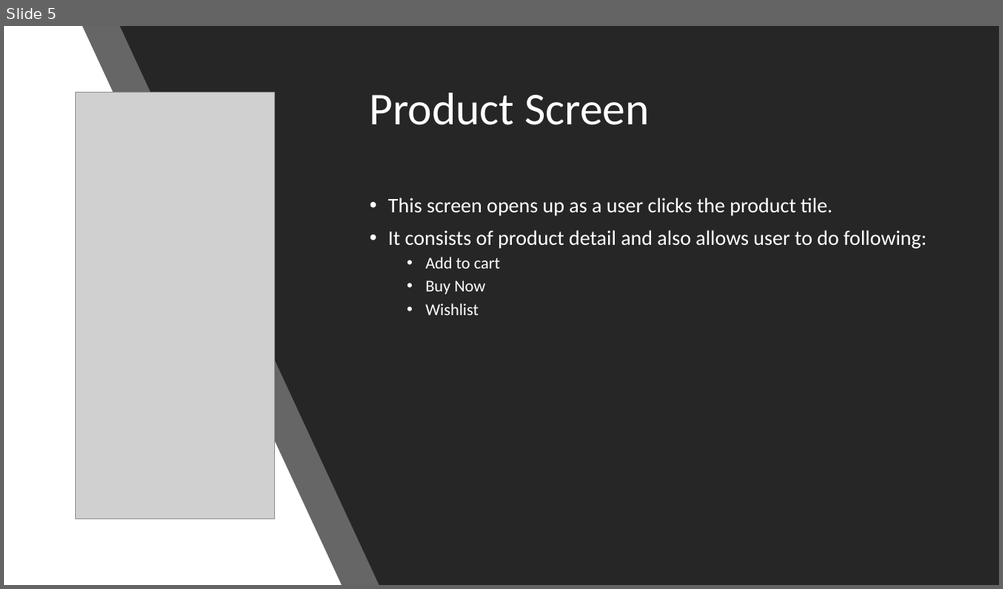
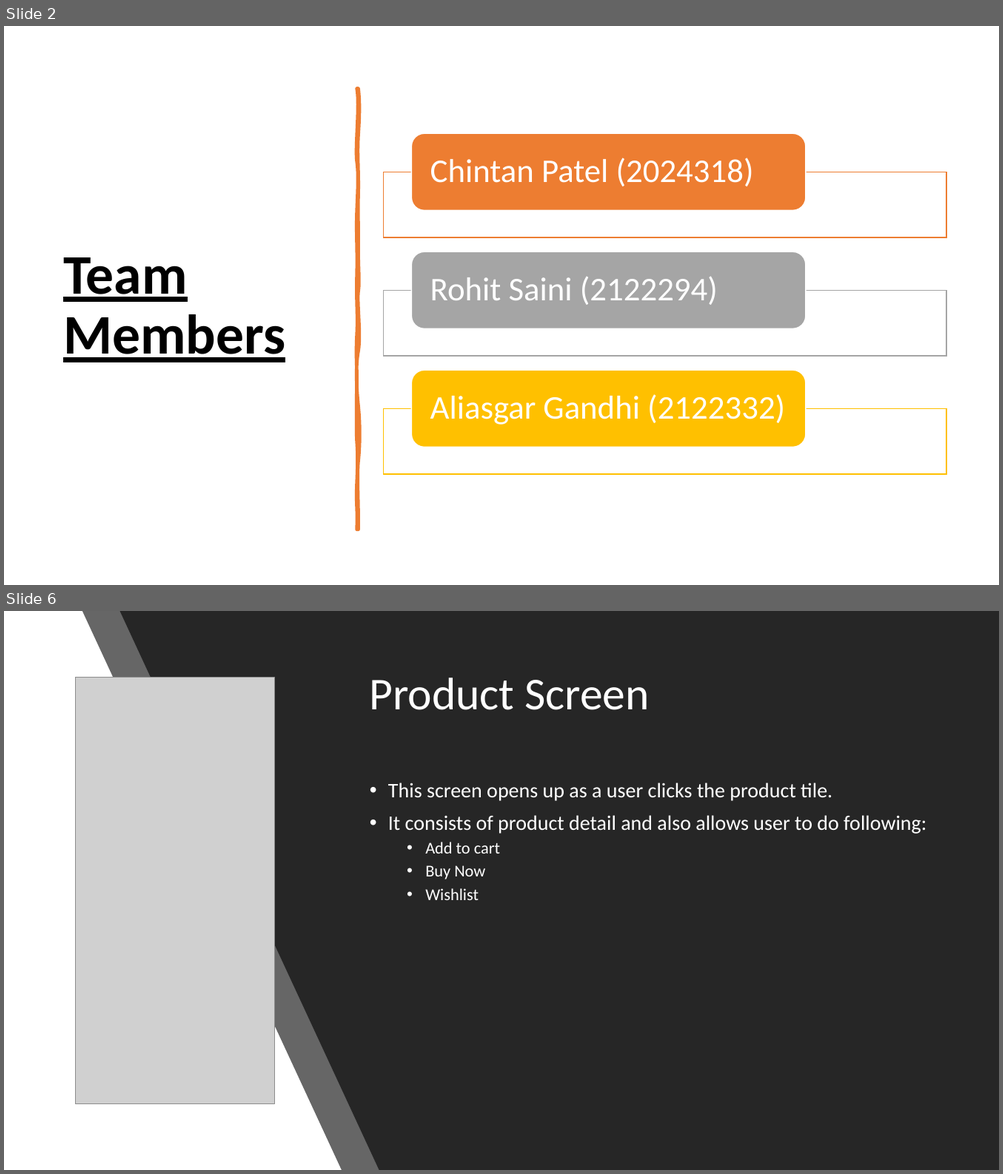
Before and after one commit to adinashby-vanier-college/app-dev-2-project-AliasgarGandhi1, a slide deck: MTLChaussures.pptx. Shown one above the other, each under a label of ours: slide 5 before the commit, slides 2 and 6 after it; the slides between them are not shown. The pictures are 1003x589 and 1003x1174 pixels, drawn with LibreOffice and Linux fonts; fonts in the diff are those of the drawing; grey boxes stand for pictures. Boxes give left, top, right and bottom in pixels: in the first picture for what was removed or moved away, otherwise in the second. Text is boxed around its words. In the diff, an @@ line names an element or a change of style, - is before the commit and + after.

```diff
--- a/MTLChaussures.pptx
+++ b/MTLChaussures.pptx
@@ slide 2 added at (x1=4, y1=26, x2=999, y2=585), background #FFFFFF @@
@@ freeform shape added at (x1=357, y1=89, x2=358, y2=531), fill #ED7D31, outline #ED7D31 3.25 pt @@
@@ text added at (x1=63, y1=258, x2=285, y2=363), 54 pt, text #000000, bold, underline @@
+Team Members
@@ group added at (x1=383, y1=133, x2=946, y2=474): 3 rectangles, 3 rounded rectangles, 3 texts @@
+Chintan Patel (2024318)
+Rohit Saini (2122294)
+Aliasgar Gandhi (2122332)
@@ what was slide 5 is now slide 6 @@
```
Also in this commit, not shown: 5 slides changed, 1 other slide added, 1 slide removed.
